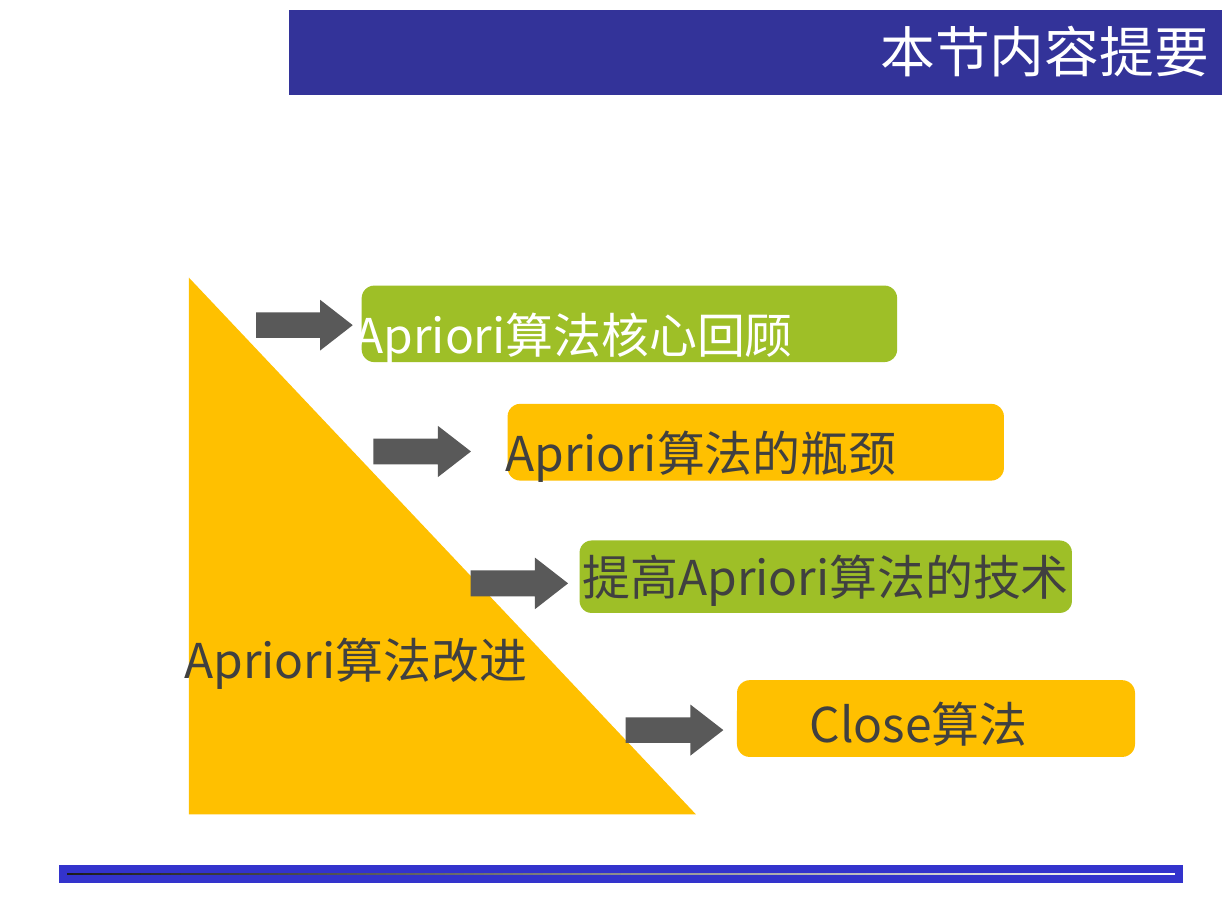
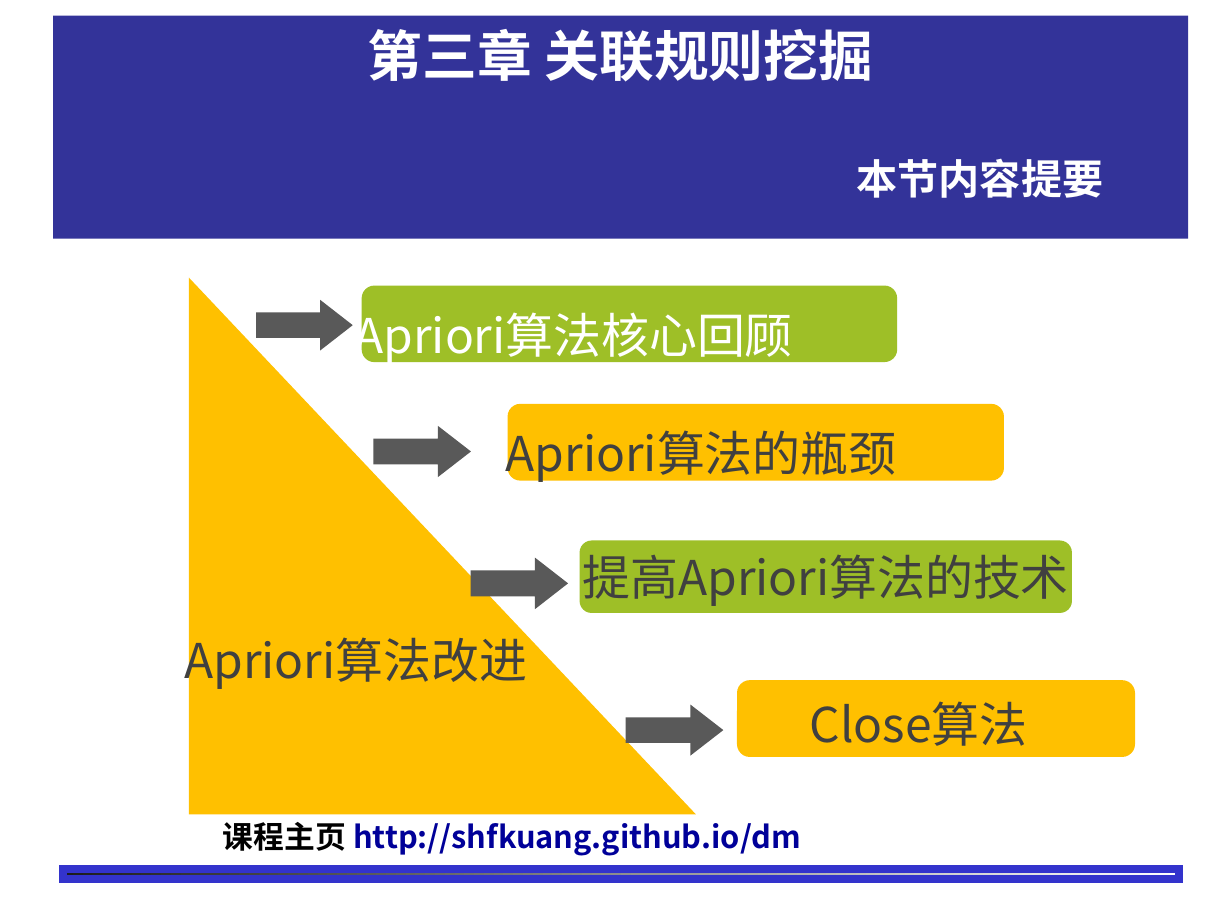
Before and after one commit to shfkuang/shfkuang.github.io, a slide deck: slide 1 of dm/ch3.2.ppt (slide 2 before the commit). Drawn at 1232x924 pixels with LibreOffice and Linux fonts; fonts in the diff are those of the drawing; background and template pictures are left out. Boxes give left, top, right and bottom in pixels: in the first picture for what was removed or moved away, otherwise in the second. Text is boxed around its words. In the diff, an @@ line names an element or a change of style, - is before the commit and + after.

```diff
--- a/dm/ch3.2.ppt
+++ b/dm/ch3.2.ppt
@@ rectangle "第三章 关联规则挖掘" resized from (x1=290, y1=11, x2=1221, y2=95) to (x1=53, y1=16, x2=1188, y2=239) @@
@@ rectangle "第三章 关联规则挖掘" at (x1=53, y1=16, x2=1188, y2=239): outline #333399 0.74 pt to none @@
@@ text in rectangle at (x1=368, y1=29, x2=874, y2=82): paragraph added @@
+第三章 关联规则挖掘
@@ text in rectangle at (x1=857, y1=158, x2=1103, y2=198): size 32 to 24 pt, font Noto Sans CJK SC to Noto Sans CJK JP, bold on in "本节内容提要"; alignment right to centre; indent changed @@
@@ text added at (x1=223, y1=822, x2=801, y2=856), 18 pt, text #000099, bold @@
+课程主页 http://shfkuang.github.io/dm
```
Also in this commit, not shown: 1 other slide changed, 1 slide removed, 1 other file.
